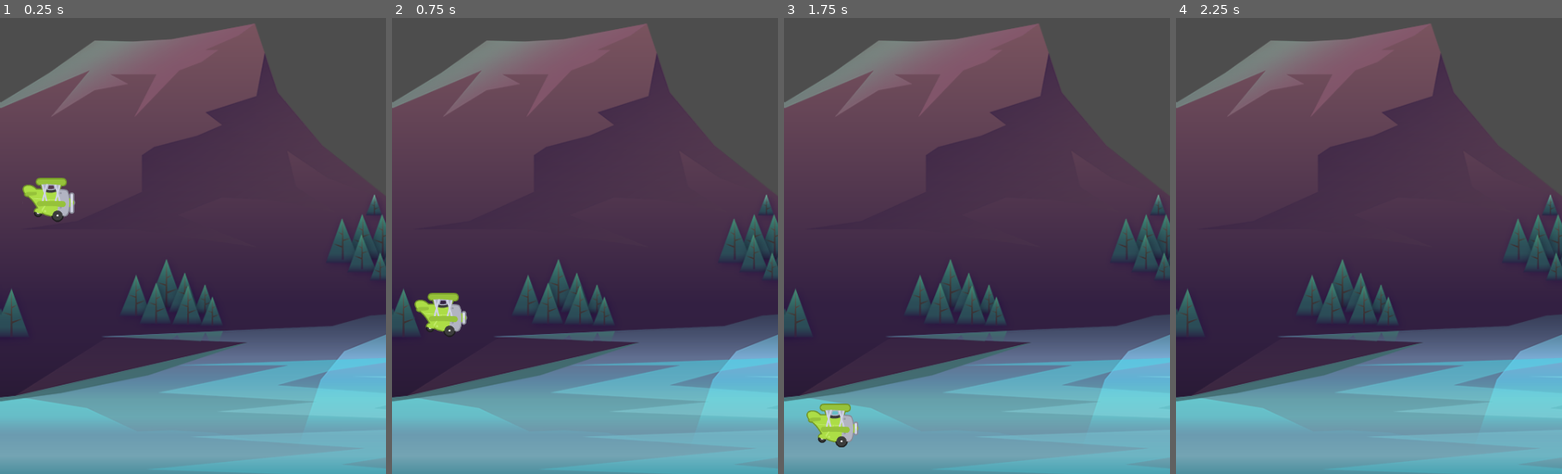
Above: before the commit, frames 1-4 (left to right).
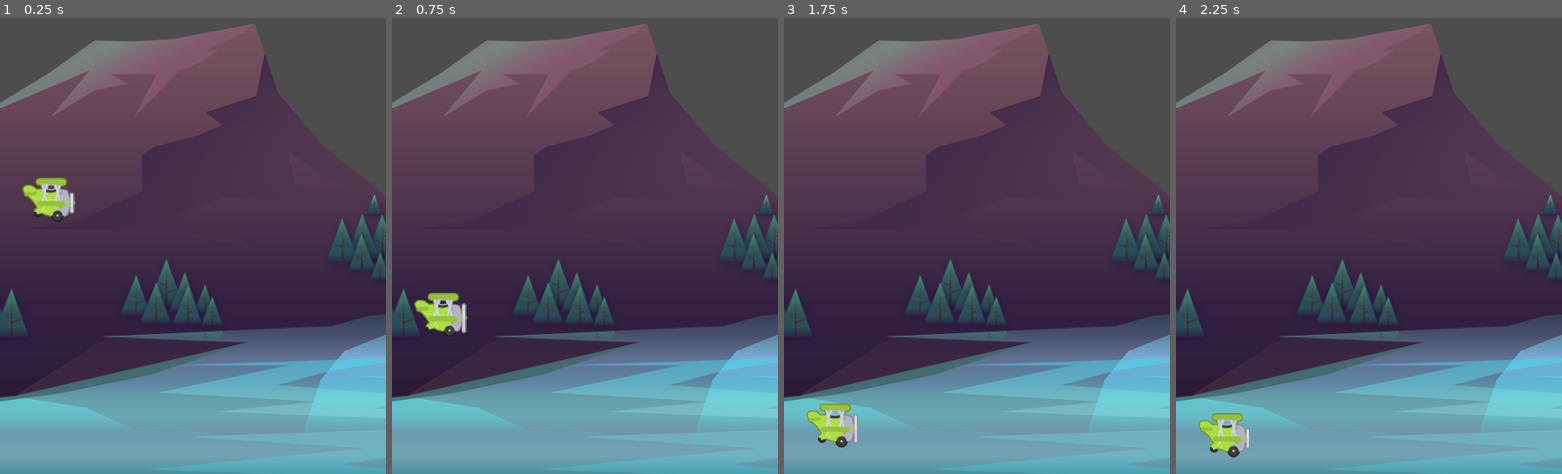
Above: after the commit, the same moments.

Repository: EmilyGreeen/UdemyGodotTappyPlane
Game: Godot game, scene res://scenes/game/game.tscn
The game is run twice, just before and just after one commit, with the same random seed, the same clock (stepped at 60 frames per second) and the same inputs.
Inputs:
- Up to frame 1 (0.25 s): no input
- Up to frame 2 (0.75 s): tap Space (fly) at 0.6 s
- Up to frame 3 (1.75 s): tap Space (fly) at 1.35 s
- Up to frame 4 (2.25 s): tap Space (fly) at 2.1 s

Frame 1 is identical in both runs. In frame 2, less than 0.1% of the frame differs, in the area x 18-20%, y 62-70%; in frame 3, less than 0.1%; in frame 4, 0.9%, in the area x 5-20%, y 86-97%.

Commit message:
add ceiling and floor

Diff:
--- /dev/null
+++ b/scenes/barrier/barrier.tscn
@@ -0,0 +1,10 @@
+[gd_scene load_steps=2 format=3 uid="uid://ofoq2srct7d"]
+
+[sub_resource type="RectangleShape2D" id="RectangleShape2D_icsfs"]
+size = Vector2(506, 20)
+
+[node name="Barrier" type="StaticBody2D"]
+
+[node name="CollisionShape2D" type="CollisionShape2D" parent="."]
+position = Vector2(243, 0)
+shape = SubResource("RectangleShape2D_icsfs")
--- a/scenes/game/game.tscn
+++ b/scenes/game/game.tscn
@@ -1,7 +1,8 @@
-[gd_scene load_steps=3 format=3 uid="uid://86ipyfn5j4v0"]
+[gd_scene load_steps=4 format=3 uid="uid://86ipyfn5j4v0"]
 
 [ext_resource type="Texture2D" uid="uid://5bssorilpep6" path="res://assets/background/rocks_2.png" id="1_orw5e"]
 [ext_resource type="PackedScene" uid="uid://cxvu2j6mvf7sa" path="res://scenes/plane/plane.tscn" id="2_ke0ca"]
+[ext_resource type="PackedScene" uid="uid://ofoq2srct7d" path="res://scenes/barrier/barrier.tscn" id="3_x5cgn"]
 
 [node name="Game" type="Node2D"]
 
@@ -11,3 +12,9 @@
 
 [node name="Plane" parent="." instance=ExtResource("2_ke0ca")]
 position = Vector2(60, 480)
+
+[node name="Barrier" parent="." instance=ExtResource("3_x5cgn")]
+position = Vector2(-2, -18)
+
+[node name="Barrier2" parent="." instance=ExtResource("3_x5cgn")]
+position = Vector2(-8, 857)
--- a/scenes/plane/plane.tscn
+++ b/scenes/plane/plane.tscn
@@ -14,7 +14,7 @@
 sprite_frames = ExtResource("2_sy48n")
 animation = &"fly"
 autoplay = "fly"
-frame_progress = 0.468986
+frame_progress = 0.821825
 
 [node name="CollisionShape2D" type="CollisionShape2D" parent="."]
 shape = SubResource("CircleShape2D_cpga1")
